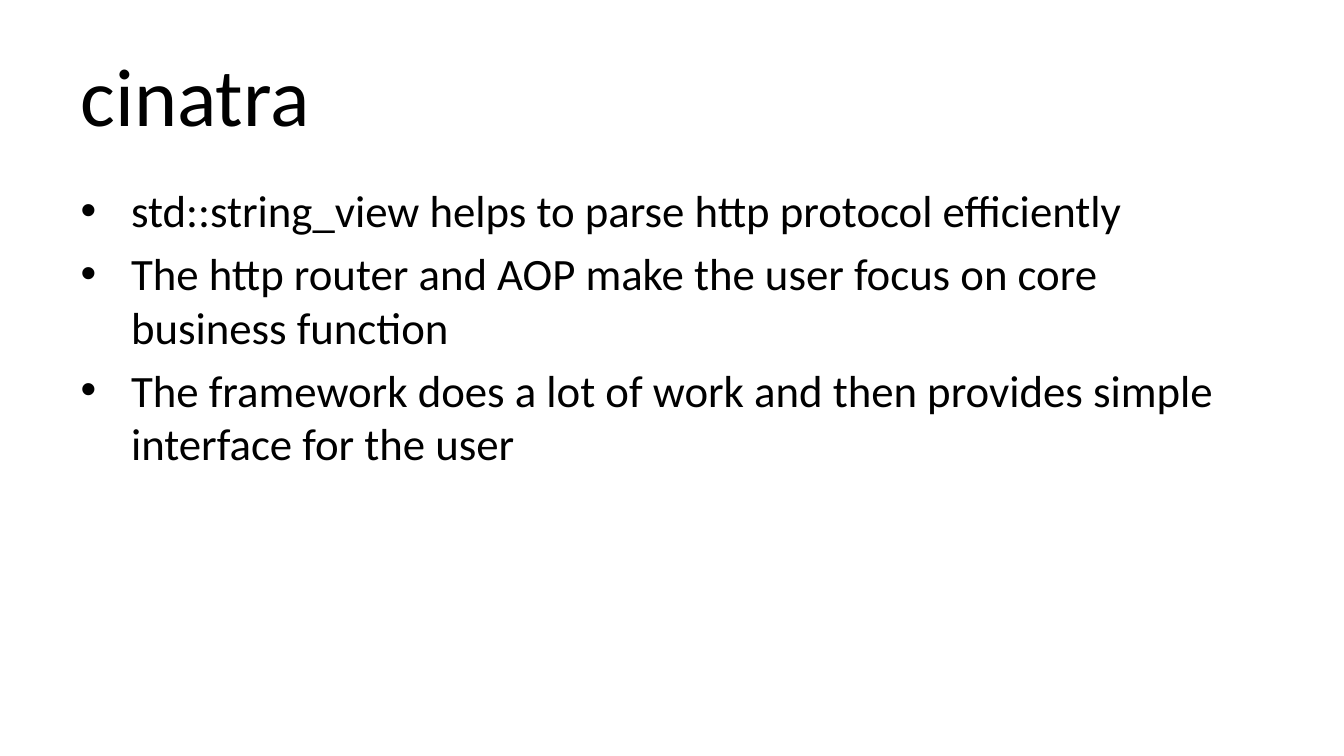
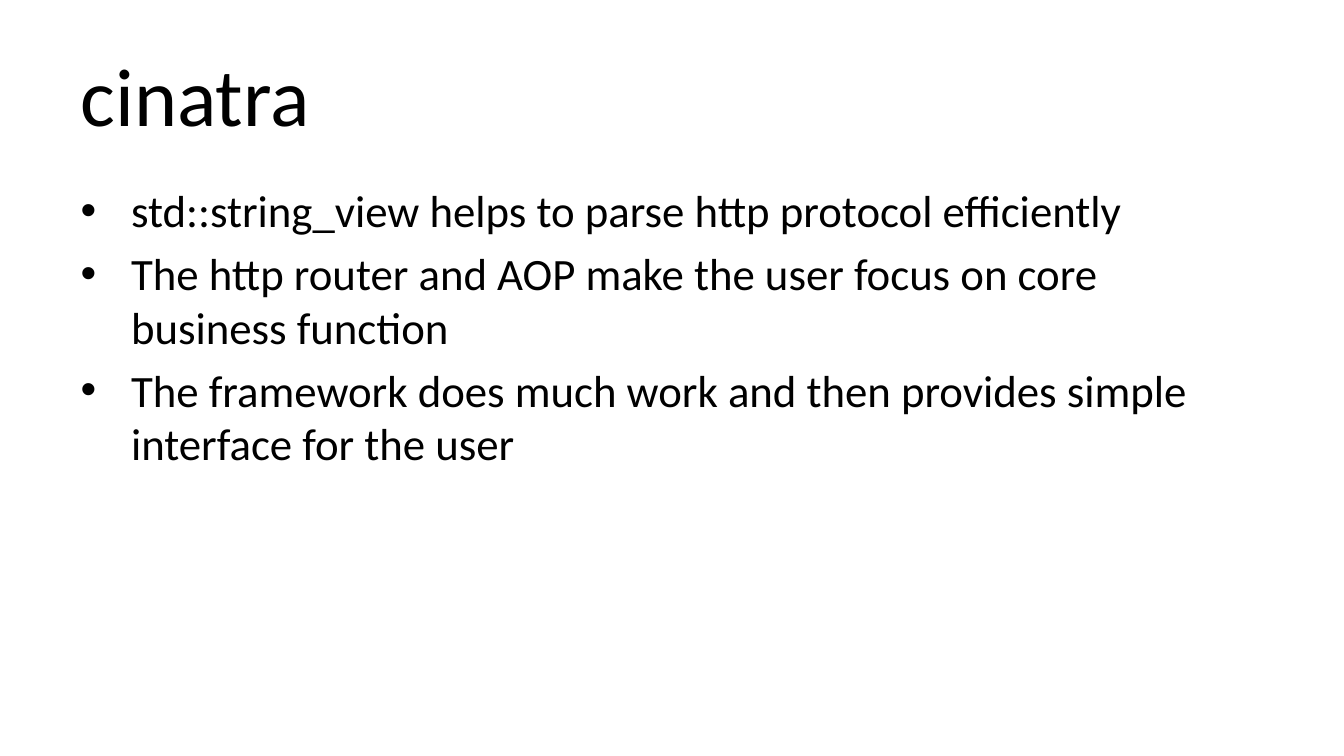
Before and after one commit to qicosmos/cppcon2018, a slide deck: slide 36 of cppcon2018.pptx. Drawn at 1344x756 pixels with LibreOffice and Linux fonts; fonts in the diff are those of the drawing. Boxes give left, top, right and bottom in pixels: in the first picture for what was removed or moved away, otherwise in the second. Text is boxed around its words. In the diff, an @@ line names an element or a change of style, - is before the commit and + after.

Commit message:
update

```diff
--- a/cppcon2018.pptx
+++ b/cppcon2018.pptx
@@ text at [131, 376, 1187, 461]: text changed @@
-• The framework does a lot of work and then provides simple interface for the user
+• The framework does much work and then provides simple interface for the user
```
Also in this commit, not shown: 1 slide added.
